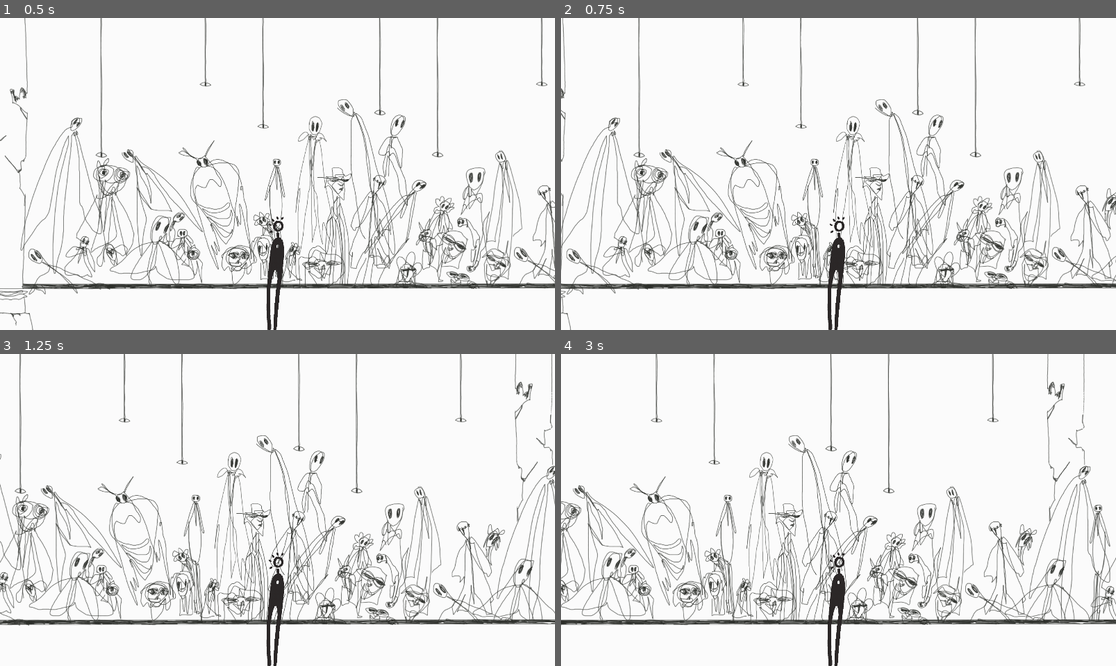
Above: before the commit, frames 1-4 (two rows, left to right).
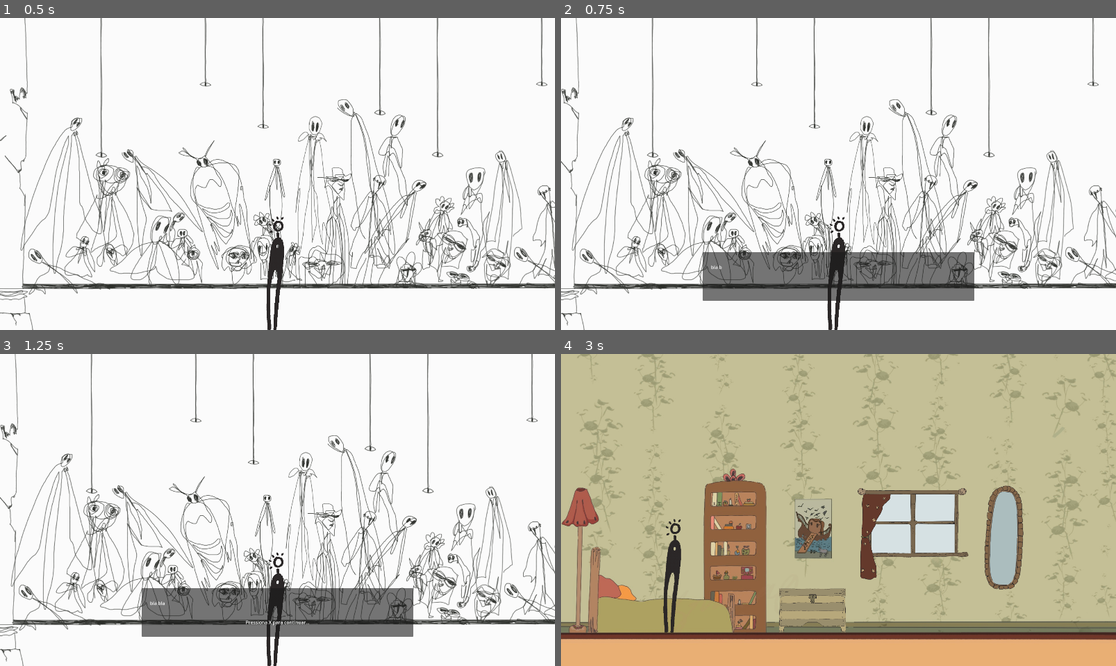
Above: after the commit, the same moments.

Repository: MVP0TAT0/A-viagem-de-noe
Game: Godot game, scene res://scenes/window_level.tscn
The game is run twice, just before and just after one commit, with the same random seed, the same clock (stepped at 60 frames per second) and the same inputs. This scene is started directly instead of the project's main scene.
Inputs:
- Up to frame 1 (0.5 s): no input
- Up to frame 2 (0.75 s): tap Enter at 0.5 s; hold Right (ui_right) from 0.53 s (still down); tap Space (interact) at 0.6 s
- Up to frame 3 (1.25 s): keep holding Right (ui_right)
- Up to frame 4 (3 s): release Right (ui_right) at 1.28 s; hold Left (ui_left) 1.28-2.03 s; tap Space (interact) at 1.35, 2.1, 2.85 s; hold Right (ui_right) from 2.03 s (still down)

Frame 1 is identical in both runs. In frame 2, 22% of the frame differs, in the area x 0-100%, y 0-100%; in frame 3, 22%; in frame 4, 100%.

Commit message:
Finais_funcionais
Se há mais escolhas positivas = Final bom

Se há mais escolhas negativas = Final mau

Diff:
--- a/scenes/main.tscn
+++ b/scenes/main.tscn
@@ -95,4 +95,4 @@
 shape = SubResource("RectangleShape2D_qgxrf")
 
 [node name="Player" parent="." instance=ExtResource("9_85g3d")]
-position = Vector2(430, 776)
+position = Vector2(346, 776)
--- /dev/null
+++ b/scenes/quarto_final.tscn
@@ -0,0 +1,113 @@
+[gd_scene load_steps=19 format=3 uid="uid://4ma5brkxuepl"]
+
+[ext_resource type="Texture2D" uid="uid://c5ibnc62ph31m" path="res://assets/ViagemDeNoe/quarto.png" id="1_n5why"]
+[ext_resource type="Texture2D" uid="uid://n6yf1upphsfy" path="res://assets/ViagemDeNoe/chest_neutral.png" id="2_b2gc6"]
+[ext_resource type="Script" path="res://scripts/chest.gd" id="3_03oea"]
+[ext_resource type="Texture2D" uid="uid://ccugmxvqr4g4h" path="res://assets/ViagemDeNoe/mirror_neutral.png" id="4_8u256"]
+[ext_resource type="Script" path="res://scripts/mirror.gd" id="5_jymam"]
+[ext_resource type="Texture2D" uid="uid://b2redrxsj7bhy" path="res://assets/ViagemDeNoe/window_neutral.png" id="6_1gni3"]
+[ext_resource type="Script" path="res://scripts/window.gd" id="7_gw1bc"]
+[ext_resource type="Script" path="res://scripts/estante.gd" id="8_88qub"]
+[ext_resource type="Script" path="res://scripts/cama.gd" id="9_dybn6"]
+[ext_resource type="Texture2D" uid="uid://caik4pn1ia0pp" path="res://assets/Food/Apple.png" id="10_b2qnw"]
+[ext_resource type="PackedScene" uid="uid://b81xyootrnoab" path="res://scenes/player.tscn" id="10_uiyfe"]
+[ext_resource type="Script" path="res://scripts/mãe.gd" id="11_5nk05"]
+
+[sub_resource type="RectangleShape2D" id="RectangleShape2D_8jhqj"]
+size = Vector2(7129.99, 1791.16)
+
+[sub_resource type="CapsuleShape2D" id="CapsuleShape2D_tupur"]
+radius = 119.65
+height = 676.259
+
+[sub_resource type="RectangleShape2D" id="RectangleShape2D_y25bd"]
+size = Vector2(788.096, 188.571)
+
+[sub_resource type="RectangleShape2D" id="RectangleShape2D_nxlj2"]
+size = Vector2(215, 136)
+
+[sub_resource type="RectangleShape2D" id="RectangleShape2D_bpe3j"]
+size = Vector2(322, 51)
+
+[sub_resource type="RectangleShape2D" id="RectangleShape2D_678o8"]
+size = Vector2(14.1133, 14.8561)
+
+[node name="Quarto final" type="Node2D"]
+
+[node name="background" type="Sprite2D" parent="."]
+position = Vector2(960, 540)
+scale = Vector2(0.751562, 0.754167)
+texture = ExtResource("1_n5why")
+
+[node name="Chest" type="Sprite2D" parent="."]
+position = Vector2(872, 861)
+scale = Vector2(0.18, 0.18)
+texture = ExtResource("2_b2gc6")
+
+[node name="Area2D" type="Area2D" parent="Chest"]
+position = Vector2(1.24445, 1.95557)
+scale = Vector2(0.177778, 0.177778)
+collision_mask = 2
+script = ExtResource("3_03oea")
+
+[node name="CollisionShape2D" type="CollisionShape2D" parent="Chest/Area2D"]
+position = Vector2(-9.49609, 150.367)
+shape = SubResource("RectangleShape2D_8jhqj")
+
+[node name="Mirror" type="Sprite2D" parent="."]
+position = Vector2(1533, 635)
+scale = Vector2(0.545, 0.545)
+texture = ExtResource("4_8u256")
+
+[node name="Area2D" type="Area2D" parent="Mirror"]
+collision_mask = 2
+script = ExtResource("5_jymam")
+
+[node name="CollisionShape2D" type="CollisionShape2D" parent="Mirror/Area2D"]
+position = Vector2(4.31651, 5.75532)
+rotation = 0.0333971
+shape = SubResource("CapsuleShape2D_tupur")
+
+[node name="Window" type="Sprite2D" parent="."]
+position = Vector2(1218, 626)
+scale = Vector2(0.42, 0.42)
+texture = ExtResource("6_1gni3")
+
+[node name="Area2D" type="Area2D" parent="Window"]
+collision_mask = 2
+script = ExtResource("7_gw1bc")
+
+[node name="CollisionShape2D" type="CollisionShape2D" parent="Window/Area2D"]
+position = Vector2(-27.3813, 84.2856)
+shape = SubResource("RectangleShape2D_y25bd")
+
+[node name="Estante" type="Area2D" parent="."]
+collision_mask = 2
+script = ExtResource("8_88qub")
+
+[node name="CollisionShape2D" type="CollisionShape2D" parent="Estante"]
+position = Vector2(602.5, 710)
+shape = SubResource("RectangleShape2D_nxlj2")
+
+[node name="Cama" type="Area2D" parent="."]
+collision_mask = 2
+script = ExtResource("9_dybn6")
+
+[node name="CollisionShape2D" type="CollisionShape2D" parent="Cama"]
+position = Vector2(304, 874.5)
+shape = SubResource("RectangleShape2D_bpe3j")
+
+[node name="Mãe" type="Sprite2D" parent="."]
+position = Vector2(1848, 746)
+scale = Vector2(5.385, 5.385)
+texture = ExtResource("10_b2qnw")
+
+[node name="Area2D" type="Area2D" parent="Mãe"]
+collision_mask = 2
+script = ExtResource("11_5nk05")
+
+[node name="CollisionShape2D" type="CollisionShape2D" parent="Mãe/Area2D"]
+shape = SubResource("RectangleShape2D_678o8")
+
+[node name="Player" parent="." instance=ExtResource("10_uiyfe")]
+position = Vector2(1696, 776)
--- a/scenes/window_level.tscn
+++ b/scenes/window_level.tscn
@@ -27,7 +27,7 @@
 editor_draw_limits = true
 
 [node name="Area2D" type="Area2D" parent="."]
-position = Vector2(909, 795)
+position = Vector2(1858, 795)
 collision_mask = 2
 script = ExtResource("4_qqcrs")
 
--- a/scripts/chest_level.gd
+++ b/scripts/chest_level.gd
@@ -23,5 +23,5 @@
 		GameState.chest_completed = true
 		GameState.chest_good_choice = false
 
-	# Return to main room
-	get_tree().change_scene_to_file("res://scenes/main.tscn")
+	# Verificar se os níveis foram todos completos
+	GameState.check_all_levels_completed_or_return()
--- a/scripts/game_state.gd
+++ b/scripts/game_state.gd
@@ -49,3 +49,25 @@
 func _on_nothing_dialog_finished(_choice = 0):
 	# Não faz nada, só fecha o diálogo
 	pass
+
+func check_all_levels_completed():
+	if chest_completed and window_completed and mirror_completed:
+		get_tree().change_scene_to_file("res://scenes/quarto_final.tscn")
+
+func get_good_choice_count() -> int:
+	var count = 0
+	if chest_completed and chest_good_choice:
+		count += 1
+	if window_completed and window_good_choice:
+		count += 1
+	if mirror_completed and mirror_good_choice:
+		count += 1
+	return count
+
+func check_all_levels_completed_or_return():
+	if chest_completed and window_completed and mirror_completed:
+		print("Todas as escolhas feitas — a ir para quarto_final.")
+		get_tree().change_scene_to_file("res://scenes/quarto_final.tscn")
+	else:
+		print("Ainda faltam escolhas — a voltar ao main.tscn.")
+		get_tree().change_scene_to_file("res://scenes/main.tscn")
--- a/scripts/mirror_level.gd
+++ b/scripts/mirror_level.gd
@@ -23,5 +23,5 @@
 		GameState.mirror_completed = true
 		GameState.mirror_good_choice = false
 
-	# Return to main room
-	get_tree().change_scene_to_file("res://scenes/main.tscn")
+	# Verificar se os níveis foram todos completos
+	GameState.check_all_levels_completed_or_return()
--- /dev/null
+++ b/scripts/mãe.gd
@@ -0,0 +1,37 @@
+extends Area2D
+
+var player_inside := false
+
+func _ready():
+	connect("area_entered", _on_area_entered)
+	connect("area_exited", _on_area_exited)
+
+func _on_area_entered(area):
+	if area.name == "InteractionArea":
+		player_inside = true
+
+func _on_area_exited(area):
+	if area.name == "InteractionArea":
+		player_inside = false
+
+func _process(_delta):
+	if Input.is_action_just_pressed("interact") and player_inside and not GameState.interaction_locked and GameState.current_dialog == null:
+		interact()
+
+func interact():
+	var good_count = GameState.get_good_choice_count()
+	var bad_count = 3 - good_count
+
+	if good_count > bad_count:
+		GameState.show_dialog_sequence([
+			"Conseguiste fazer as escolhas certas.",
+			"Estou orgulhosa de ti. Está na hora de sair da bolha."
+		], false, "", "", self, "_on_final_dialog_finished")
+	else:
+		GameState.show_dialog_sequence([
+			"Fizeste muitas escolhas erradas.",
+			"Ainda não estás preparado para sair..."
+		], false, "", "", self, "_on_final_dialog_finished")
+
+func _on_final_dialog_finished(_choice = 0):
+	print("Final terminado — podes mudar para créditos ou reinício aqui.")
--- a/scripts/window_level.gd
+++ b/scripts/window_level.gd
@@ -23,5 +23,5 @@
 		GameState.window_completed = true
 		GameState.window_good_choice = false
 
-	# Return to main room
-	get_tree().change_scene_to_file("res://scenes/main.tscn")
+	# Verificar se os níveis foram todos completos
+	GameState.check_all_levels_completed_or_return()
